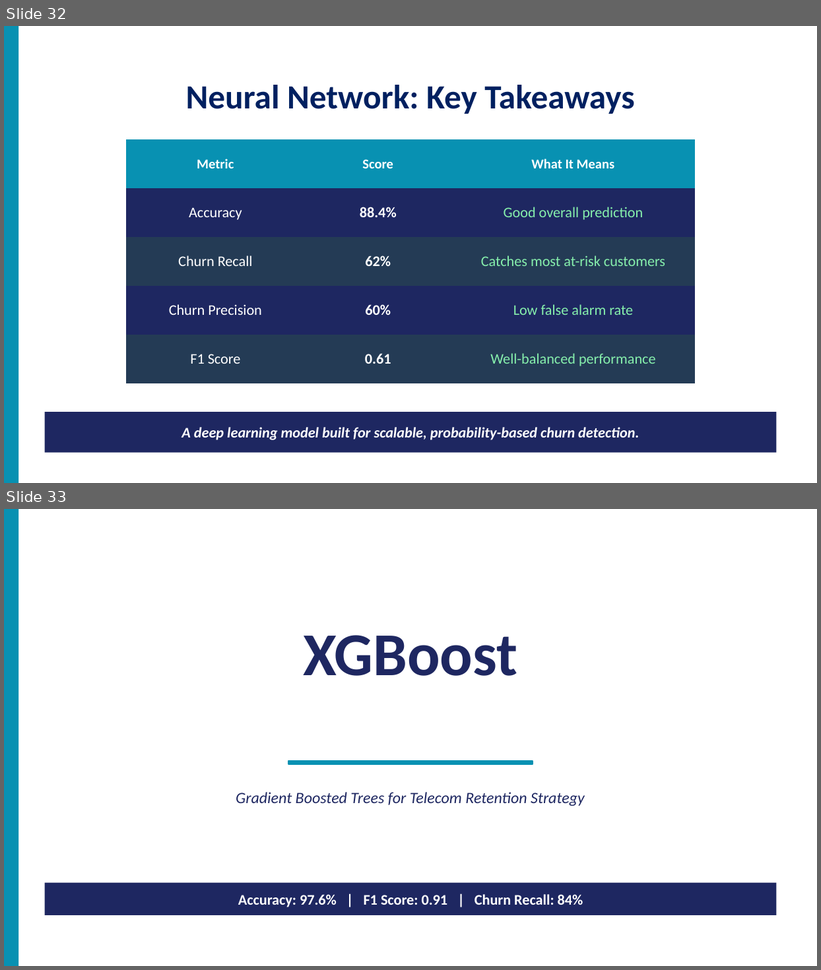
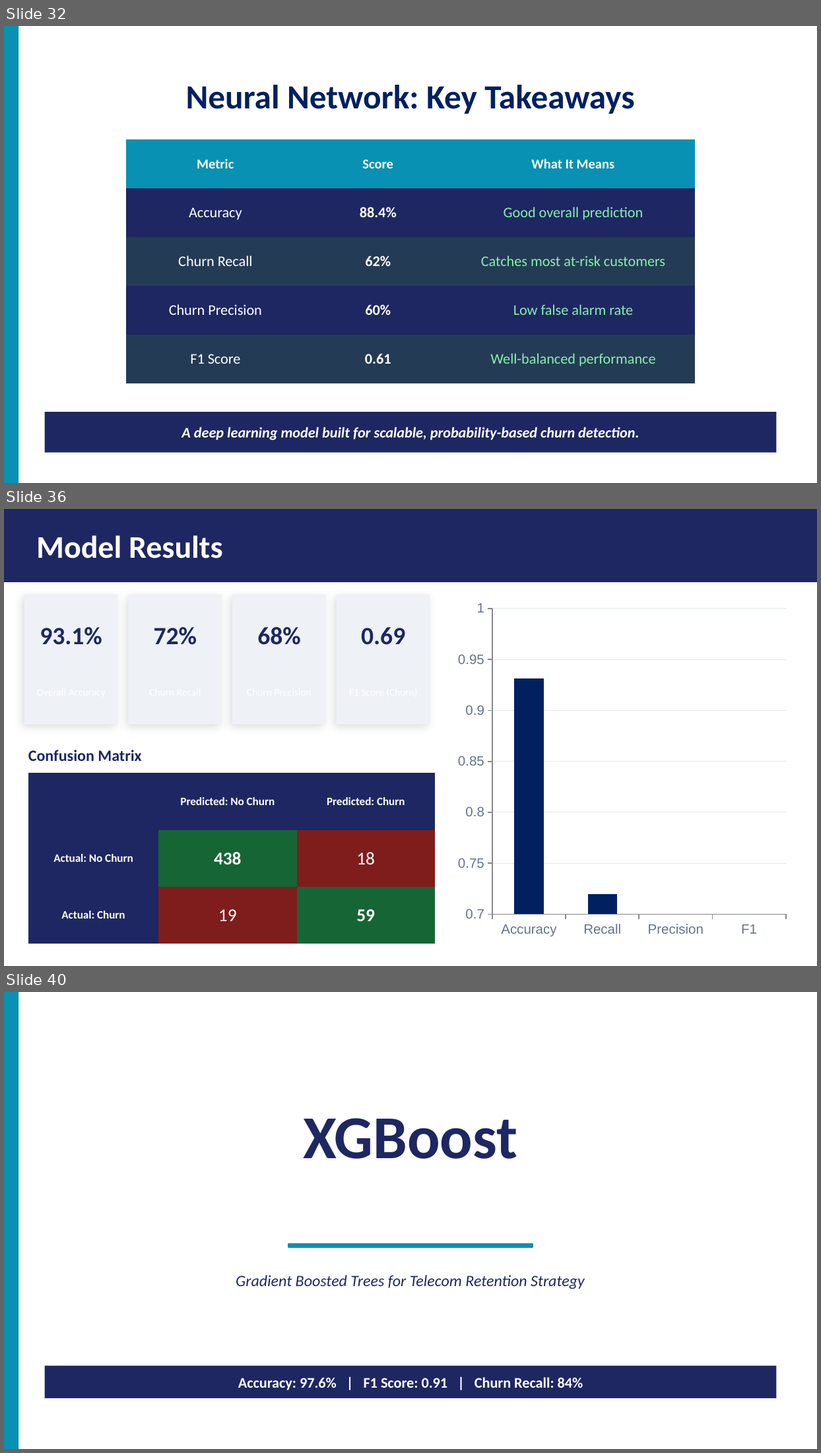
Before and after one commit to lixuanxiao2026/customer-churn-ml, a slide deck: slides/Churn_Prediction_Group_Template.pptx. Shown one above the other, each under a label of ours: slides 32 and 33 before the commit, slides 32, 36 and 40 after it; the slides between them are not shown. The pictures are 821x970 and 821x1453 pixels, drawn with LibreOffice and Linux fonts; fonts in the diff are those of the drawing. Boxes give left, top, right and bottom in pixels: in the first picture for what was removed or moved away, otherwise in the second. Text is boxed around its words. In the diff, an @@ line names an element or a change of style, - is before the commit and + after.

```diff
--- a/slides/Churn_Prediction_Group_Template.pptx
+++ b/slides/Churn_Prediction_Group_Template.pptx
@@ slide 36 added at [4, 509, 817, 966], background #FFFFFF @@
@@ rectangle added at [4, 509, 817, 582], fill #1E2761 @@
@@ text added at [36, 535, 222, 559], 28 pt, text #FFFFFF, bold @@
+Model Results
@@ rectangle added at [24, 594, 118, 724], fill #EEF2F7 @@
@@ rectangle added at [128, 594, 222, 724], fill #EEF2F7 @@
@@ rectangle added at [232, 594, 326, 724], fill #EEF2F7 @@
@@ rectangle added at [337, 594, 430, 724], fill #EEF2F7 @@
@@ column chart added at [451, 594, 793, 944] @@
+categories: Accuracy, Recall, Precision, F1
+Series 1: 0.931, 0.72, 0.68, 0.69
@@ text added at [40, 627, 102, 645], 22 pt, text #1E2761, bold @@
+93.1%
@@ text added at [154, 627, 197, 645], 22 pt, text #1E2761, bold @@
+72%
@@ text added at [257, 627, 300, 645], 22 pt, text #1E2761, bold @@
+68%
@@ text added at [361, 627, 405, 645], 22 pt, text #1E2761, bold @@
+0.69
@@ text added at [28, 750, 141, 761], 14 pt, text #1E2761, bold @@
+Confusion Matrix
@@ table added at [28, 773, 435, 944], 3 rows, 3 columns @@
+ | Predicted: No Churn | Predicted: Churn
+Actual: No Churn | 438 | 18
+Actual: Churn | 19 | 59
@@ what was slide 33 is now slide 40 @@
```
Also in this commit, not shown: 6 other slides added, 2 other files.
